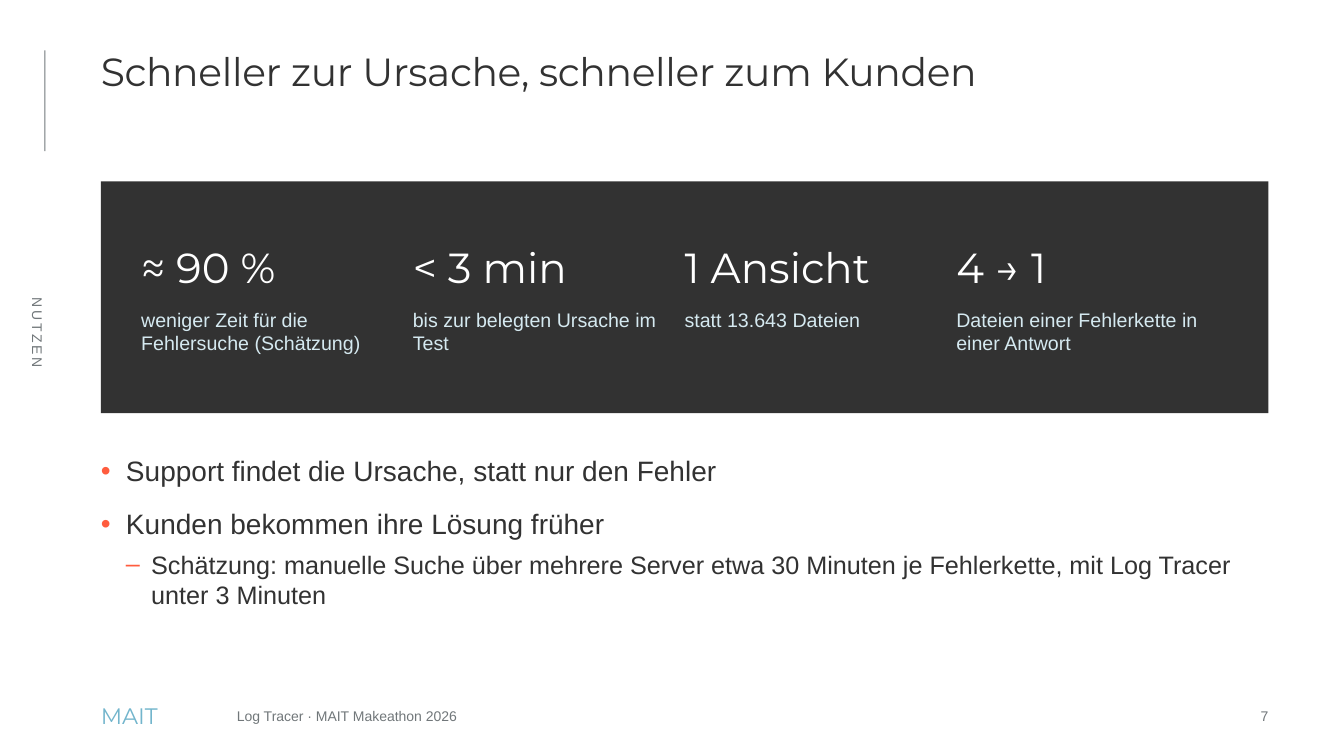
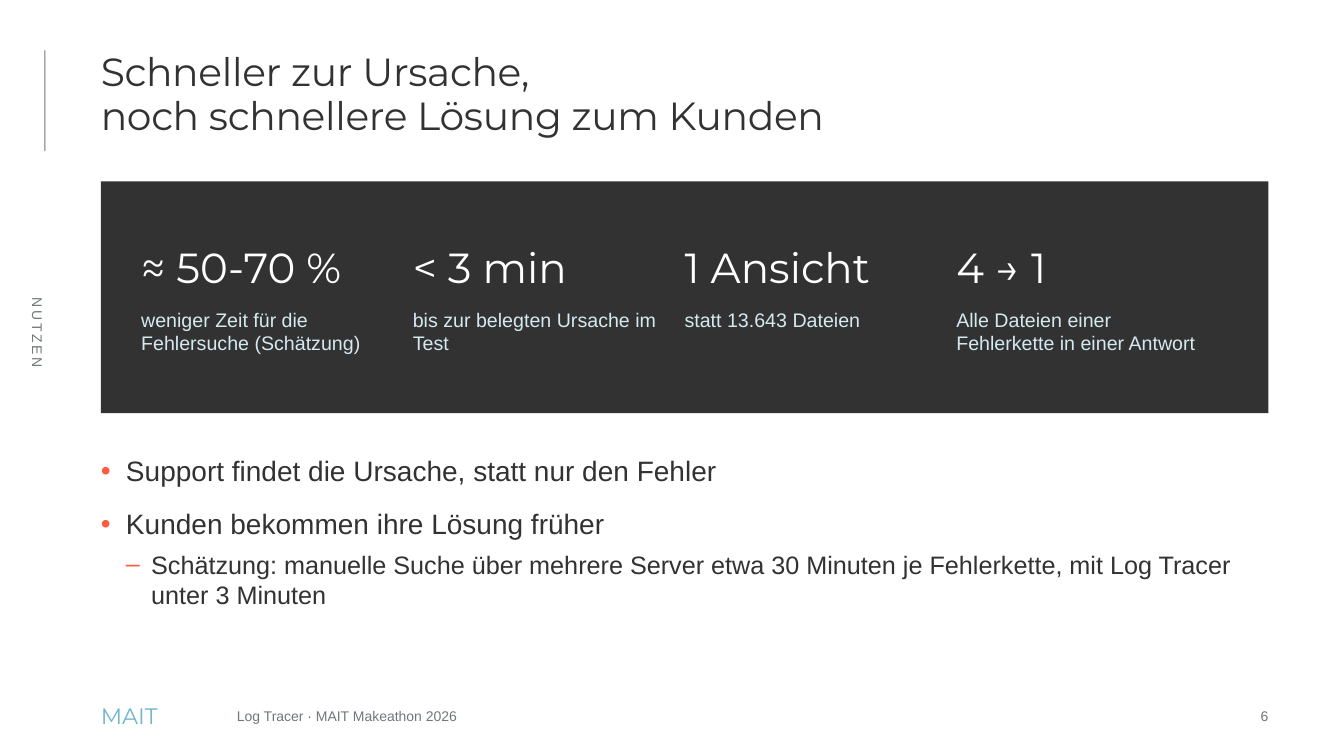
Before and after one commit to soezbay/mait-log-tracer-makeathon-2026, a slide deck: slide 6 of docs/Log Tracer – Pitch 5 Minuten.pptx (slide 7 before the commit). Drawn at 1344x756 pixels with LibreOffice and Linux fonts; fonts in the diff are those of the drawing. Boxes give left, top, right and bottom in pixels: in the first picture for what was removed or moved away, otherwise in the second. Text is boxed around its words. In the diff, an @@ line names an element or a change of style, - is before the commit and + after.

```diff
--- a/docs/Log Tracer – Pitch 5 Minuten.pptx
+++ b/docs/Log Tracer – Pitch 5 Minuten.pptx
@@ title at (101, 57, 824, 138): text changed @@
-Schneller zur Ursache, schneller zum Kunden
+Schneller zur Ursache,
+noch schnellere Lösung zum Kunden
@@ text at (176, 253, 295, 284): text changed @@
-≈ 90 %
+≈ 50-70 %
@@ text at (956, 312, 1195, 350): text changed @@
-Dateien einer Fehlerkette in einer Antwort
+Alle Dateien einer Fehlerkette in einer Antwort
@@ page number at (1261, 711, 1269, 721): text changed @@
-7
+6
```
Also in this commit, not shown: 4 other slides changed, 2 other files.
